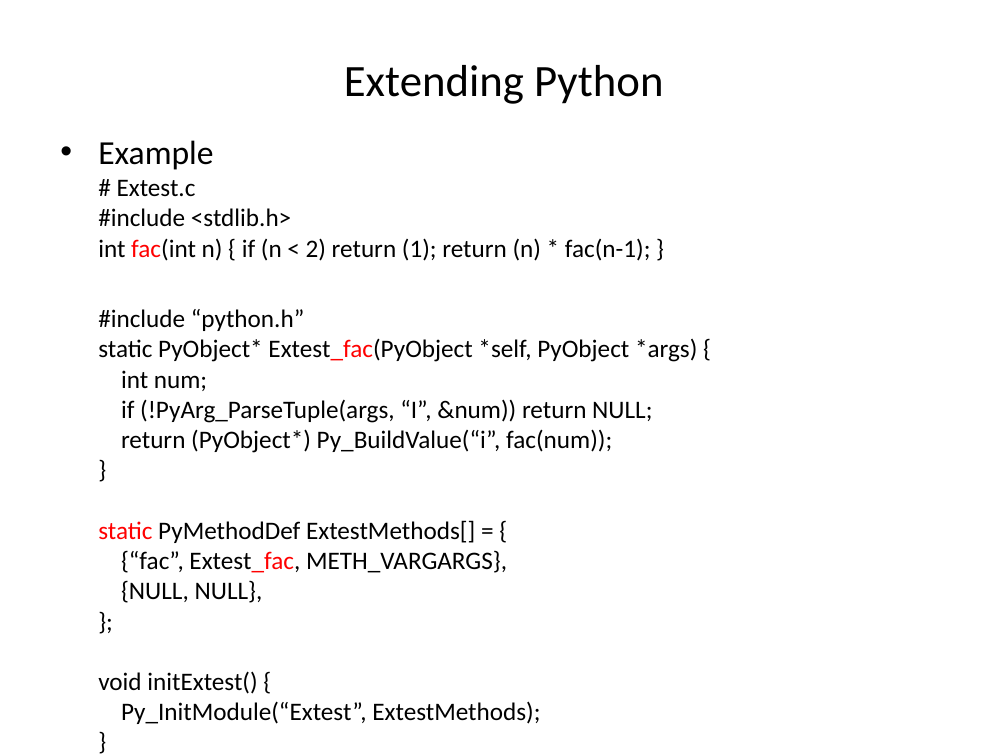
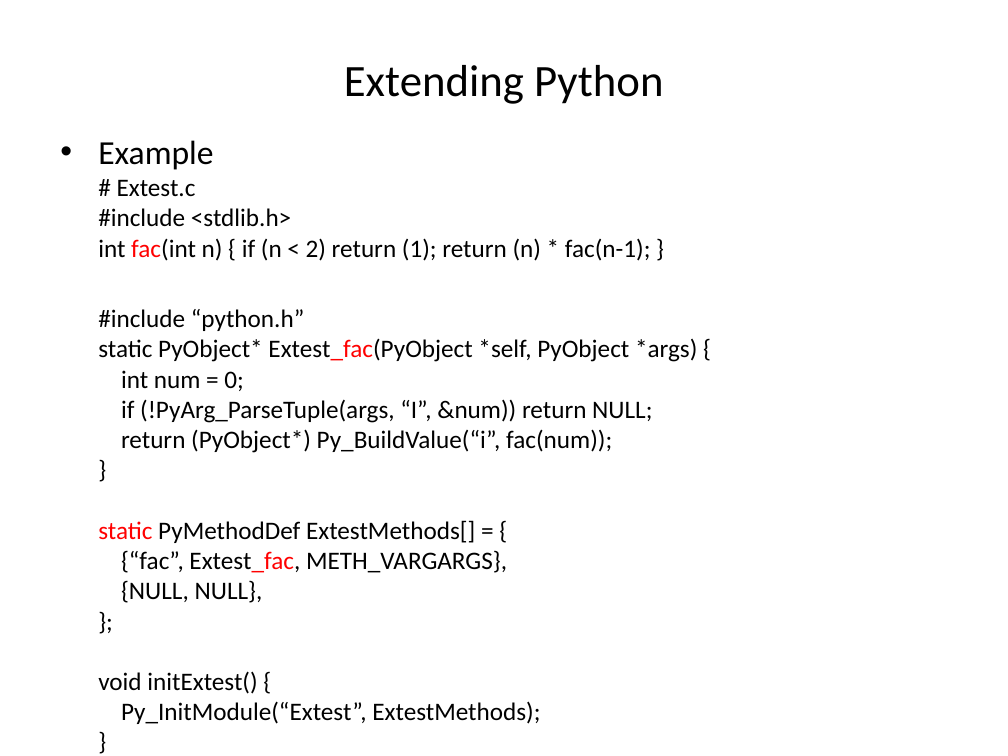
Before and after one commit to chenziliang/summary-of-the-books, a slide deck: slide 138 of Core Python.pptx (slide 139 before the commit). Drawn at 1008x756 pixels with LibreOffice and Linux fonts; fonts in the diff are those of the drawing. Boxes give left, top, right and bottom in pixels: in the first picture for what was removed or moved away, otherwise in the second. Text is boxed around its words. In the diff, an @@ line names an element or a change of style, - is before the commit and + after.

Commit message:
core python

```diff
--- a/Core Python.pptx
+++ b/Core Python.pptx
@@ text at [98,140,697,724]: text changed @@
-• Example
-  # Extest.c
-  #include <stdlib.h>
-  int fac(int n) { if (n < 2) return (1); return (n) * fac(n-1); }
-  #include “python.h”
-  static PyObject* Extest_fac(PyObject *self, PyObject *args) {
-  int num;
-  if (!PyArg_ParseTuple(args, “I”, &num)) return NULL;
-  return (PyObject*) Py_BuildValue(“i”, fac(num));
-  }
-  static PyMethodDef ExtestMethods[] = {
-  {“fac”, Extest_fac, METH_VARGARGS},
-  {NULL, NULL},
-  };
-  void initExtest() {
-  Py_InitModule(“Extest”, ExtestMethods);
-  }
+• Example
+  # Extest.c
+  #include <stdlib.h>
+  int fac(int n) { if (n < 2) return (1); return (n) * fac(n-1); }
+  #include “python.h”
+  static PyObject* Extest_fac(PyObject *self, PyObject *args) {
+  int num = 0;
+  if (!PyArg_ParseTuple(args, “I”, &num)) return NULL;
+  return (PyObject*) Py_BuildValue(“i”, fac(num));
+  }
+  static PyMethodDef ExtestMethods[] = {
+  {“fac”, Extest_fac, METH_VARGARGS},
+  {NULL, NULL},
+  };
+  void initExtest() {
+  Py_InitModule(“Extest”, ExtestMethods);
+  }
```
Also in this commit, not shown: 22 other slides changed, 1 slide removed, 1 other file.
